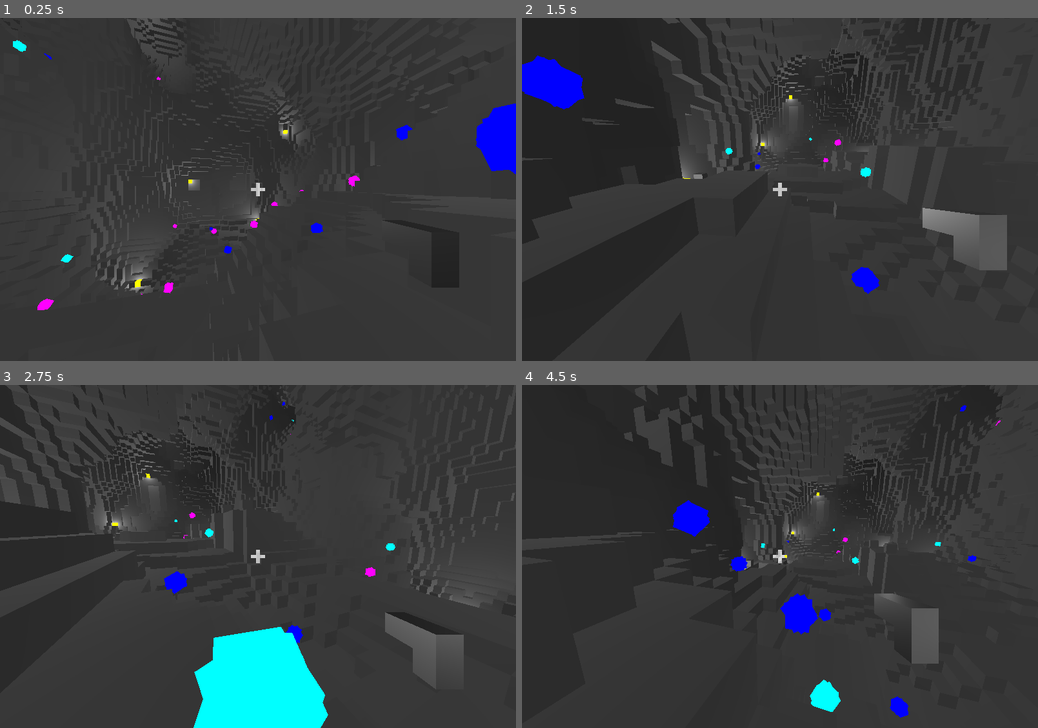
Above: before the commit, frames 1-4 (two rows, left to right).
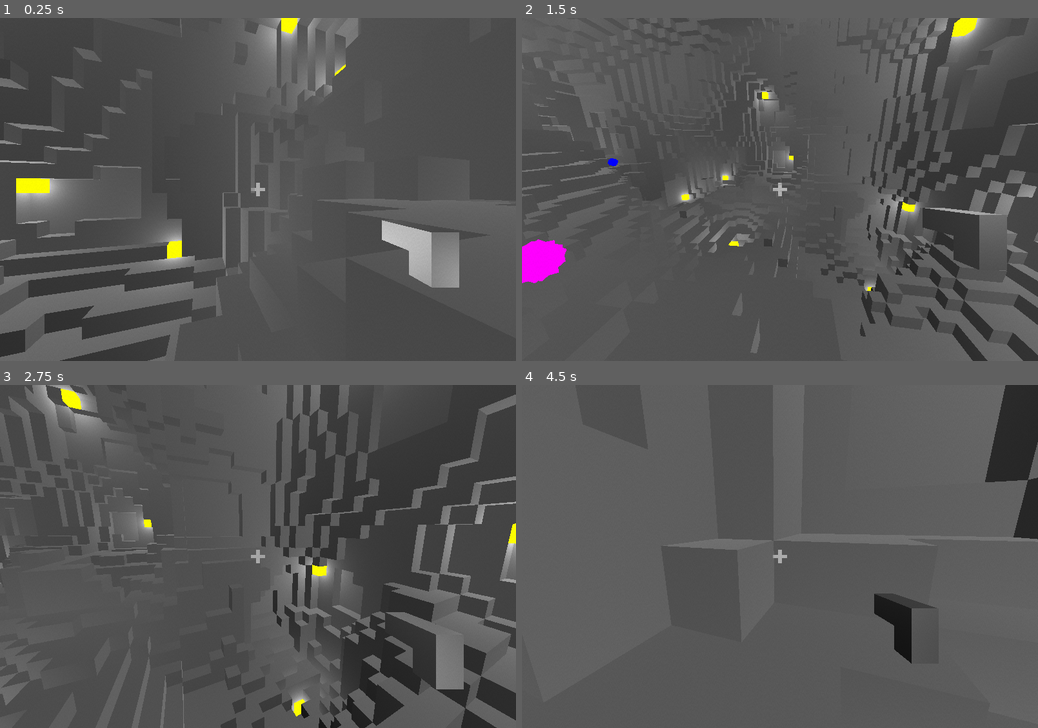
Above: after the commit, the same moments.

Repository: RoquefortCheese/AOU
Game: Godot game, scene res://main.tscn
Two runs of this game, one before a commit and one after it. Both use one fixed random seed, a clock stepped at 60 frames per second and the inputs below. The engine's default icon, where the game draws it, is replaced by a stand-in: a white triangle on a blue panel in a dark square.
Inputs (mouse positions are in pixels of both pictures, inside the frame that each line leads up to):
- Up to frame 1 (0.25 s): no input
- Up to frame 2 (1.5 s): tap Enter at 0.5 s; move the mouse to (893, 172) at 0.52 s; press the mouse at (893, 172) at 0.53 s; hold Right (right) 0.53-1.28 s; tap Space (jump) at 0.77 s; move the mouse to (754, 189) at 1.27 s; release the mouse at (754, 189) at 1.28 s; hold Up (forward) from 1.28 s (still down); right-click (754, 189) at 1.35 s
- Up to frame 3 (2.75 s): keep holding Up (forward); tap Space (jump) at 1.52 s; move the mouse to (268, 549) at 2.02 s; tap Alt at 2.1 s
- Up to frame 4 (4.5 s): keep holding Up (forward); move the mouse to (774, 563) at 2.77 s; tap Shift at 2.85 s; tap Space (jump) at 3.02, 3.77 s; move the mouse to (816, 559) at 3.52 s; press the mouse at (816, 559) at 3.53 s; move the mouse to (738, 553) at 4.27 s; release the mouse at (738, 553) at 4.28 s; right-click (738, 553) at 4.35 s

The runs differ from the first frame. In frame 1, 52% of the frame differs, in the area x 0-100%, y 0-100%; in frame 2, 73%; in frame 3, 56%; in frame 4, 92%.

Commit message:
minor improvements and bugfixes; new noise shader to minimize visible light banding

Diff:
--- a/chamber.gd
+++ b/chamber.gd
@@ -172,6 +172,7 @@
 			lighting[point] += 1 / Global.dist(lightpos, point)
 		add_child(light)
 		voxmap[lightpos] = Global.Vox.LIGHT
+	genair()
 
 func createmeshes():
 	for voxtype in Global.Vox.values():
@@ -199,7 +200,7 @@
 			add_child(meshinstance)
 
 func anomalize():
-	for i in range(len(air) * 0.0004):
+	for i in range(len(air) * 2 ** -13.):
 		var anomaly = anomscene.instantiate()
 		anomaly.create(self, dicechoose([Color.MAGENTA, Color.BLUE, Color.CYAN]))
 		anomaly.position = spawnpoint() + Vector3.UP
--- a/crosshair.gdshader
+++ /dev/null
@@ -1,12 +0,0 @@
-shader_type canvas_item;
-uniform sampler2D screen: hint_screen_texture, filter_nearest_mipmap;
-const float mindim = 0.005;
-const float maxdim = 0.02;
-
-void fragment() {
-	COLOR.rgba = texture(screen, SCREEN_UV);
-	vec2 fromcent = abs(SCREEN_UV - vec2(0.5)) * SCREEN_PIXEL_SIZE.y / SCREEN_PIXEL_SIZE;
-	if (min(fromcent.x, fromcent.y) <= mindim && max(fromcent.x, fromcent.y) <= maxdim) {
-		COLOR.rgb = vec3(1.) - COLOR.rgb;
-	}
-}
--- a/player.gd
+++ b/player.gd
@@ -11,7 +11,7 @@
 
 func _ready():
 	Global.player = self
-	rotation.y = randf() * PI * 2
+	$Camera3D.rotation.y = randf() * PI * 2
 	pan = $Camera3D.rotation
 	$Camera3D/RayCast3D.add_exception(self)
 	equipment = {"leftclick": null, "rightclick": null}
@@ -45,6 +45,7 @@
 func handlecam(delta: float):
 	for axis in range(2):
 		$Camera3D.rotation[axis] += (pan[axis] - $Camera3D.rotation[axis]) * (1 - (2 ** 48) ** -delta)
+	$MeshInstance3D.rotation.y = $Camera3D.rotation.y + PI
 
 func useequipment(delta: float):
 	if Input.mouse_mode == Input.MOUSE_MODE_CAPTURED:
--- a/player.tscn
+++ b/player.tscn
@@ -2,15 +2,11 @@
 
 [ext_resource type="Script" uid="uid://ben0v5dc8e4pl" path="res://player.gd" id="1_4flbx"]
 [ext_resource type="Shader" uid="uid://bcmdwyjuyraxo" path="res://post.gdshader" id="2_onrkg"]
-[ext_resource type="Shader" uid="uid://3pgn14eohwd8" path="res://crosshair.gdshader" id="4_hqtel"]
 [ext_resource type="Texture2D" uid="uid://crnr8scc3dp5g" path="res://icon.svg" id="5_sweqy"]
 
 [sub_resource type="CapsuleShape3D" id="CapsuleShape3D_onrkg"]
 radius = 0.2
 height = 1.25
-
-[sub_resource type="ShaderMaterial" id="ShaderMaterial_hqtel"]
-shader = ExtResource("4_hqtel")
 
 [sub_resource type="ShaderMaterial" id="ShaderMaterial_i3pqv"]
 shader = ExtResource("2_onrkg")
@@ -40,18 +36,7 @@
 [node name="HandPos" type="Node3D" parent="Camera3D" unique_id=405499242]
 transform = Transform3D(1, 0, 0, 0, 1, 0, 0, 0, 1, 0.2, -0.5, 0)
 
-[node name="CanvasLayer" type="CanvasLayer" parent="." unique_id=330074035]
-
-[node name="Crosshair" type="ColorRect" parent="CanvasLayer" unique_id=820059056]
-material = SubResource("ShaderMaterial_hqtel")
-anchors_preset = 15
-anchor_right = 1.0
-anchor_bottom = 1.0
-grow_horizontal = 2
-grow_vertical = 2
-
-[node name="PostProcessing" type="ColorRect" parent="CanvasLayer" unique_id=1485664400]
-visible = false
+[node name="PostProcessing" type="ColorRect" parent="." unique_id=1485664400]
 material = SubResource("ShaderMaterial_i3pqv")
 anchors_preset = 15
 anchor_right = 1.0
--- a/post.gdshader
+++ b/post.gdshader
@@ -1,2 +1,27 @@
 shader_type canvas_item;
 uniform sampler2D screen: hint_screen_texture, filter_nearest_mipmap;
+const float mindim = 0.005;
+const float maxdim = 0.02;
+const float deviation = 0.025;
+
+float random(vec2 uv) {
+    return mod(float(int(uv.x * 9137152.495) ^ int(uv.y * 3138278.634)), 89.) / 89.;
+}
+
+void addcross(inout vec3 color, vec2 uv, vec2 pixelsize) {
+	vec2 fromcent = abs(uv - vec2(0.5)) * pixelsize.y / pixelsize;
+	if (min(fromcent.x, fromcent.y) <= mindim && max(fromcent.x, fromcent.y) <= maxdim) {
+		color = vec3(1.) - color;
+	}
+}
+
+void addnoise(inout vec3 color, vec2 uv) {
+	color = min(vec3(1.), color * (1. - deviation + random(uv + vec2(mod(TIME, 4.))) * deviation * 2.));
+}
+
+void fragment() {
+	vec3 color = texture(screen, SCREEN_UV).rgb;
+	addcross(color, SCREEN_UV, SCREEN_PIXEL_SIZE);
+	addnoise(color, SCREEN_UV);
+	COLOR.rgb = color;
+}
--- a/world.gd
+++ b/world.gd
@@ -7,7 +7,7 @@
 	starttime = Time.get_ticks_msec()
 	setglobals()
 	var chamber = chamberscene.instantiate()
-	chamber.create(Vector3.ZERO, 128)
+	chamber.create(Vector3.ZERO, 64)
 	add_child(chamber)
 
 func setglobals():
Not shown, removed: crosshair.gdshader.uid
